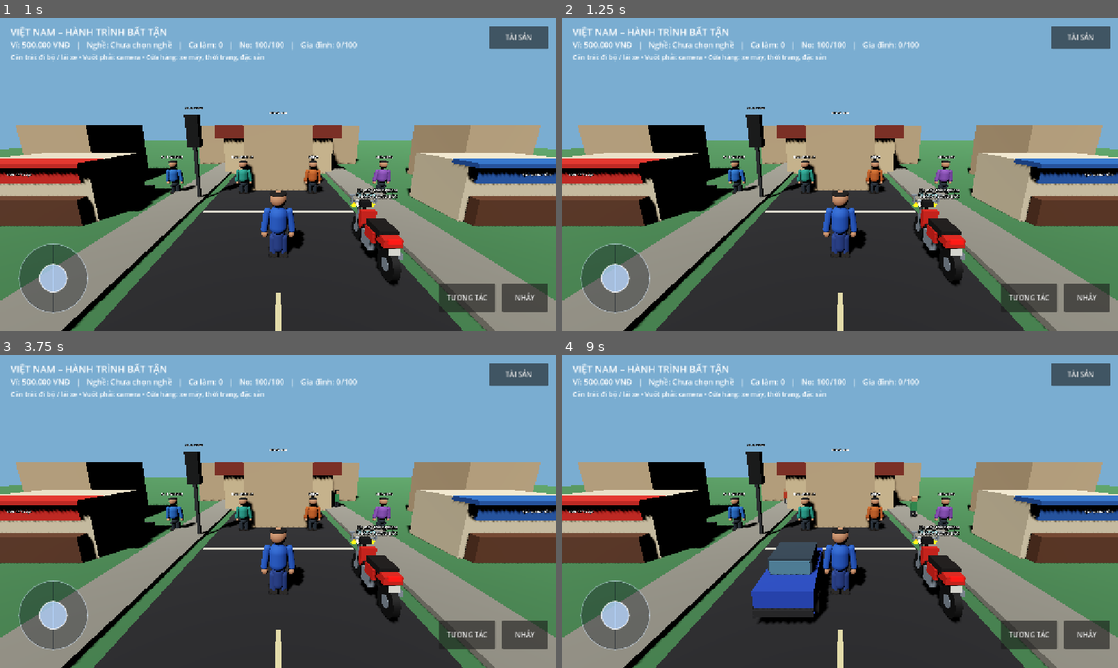
Above: before the commit, frames 1-4 (two rows, left to right).
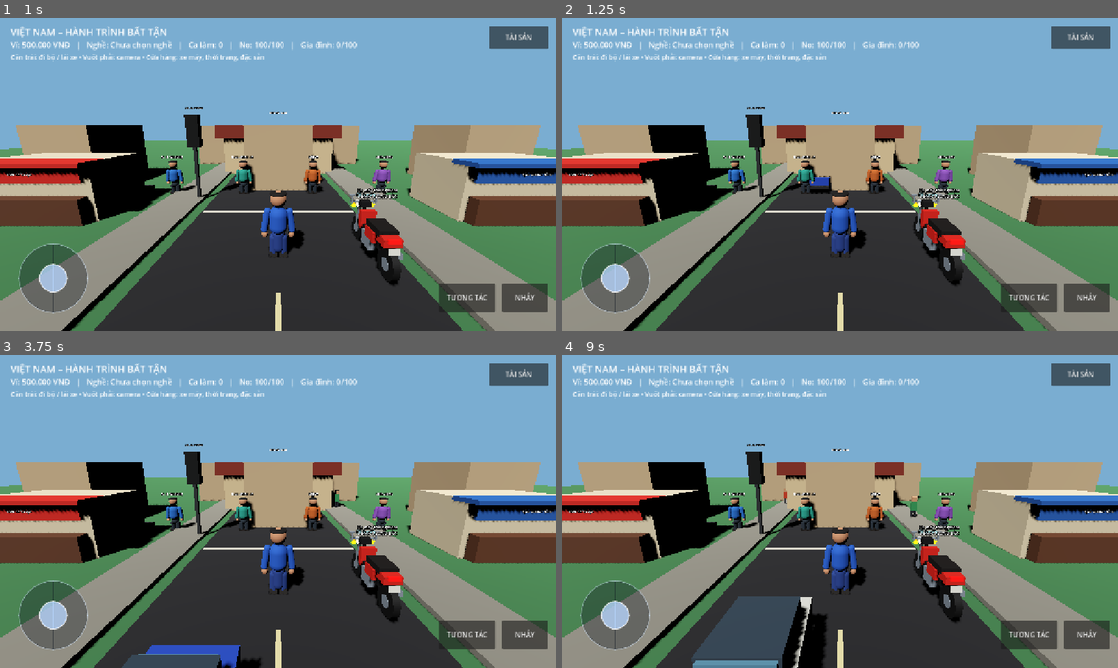
Above: after the commit, the same moments.

Repository: temu838655-dev/Vi-t-Nam-Du-L-ch
Game: Godot game, scene res://scenes/main.tscn
The game is run twice, just before and just after one commit, with the same random seed, the same clock (stepped at 60 frames per second) and the same inputs.
Inputs:
- Up to frame 1 (1 s): click "BẮT ĐẦU HÀNH TRÌNH MỚI" at 0.5 s
- Up to frame 2 (1.25 s): no input
- Up to frame 3 (3.75 s): click "TÀI SẢN" at 1.25 s; click "NHẢY" at 2 s; click "TƯƠNG TÁC" at 2.75 s; click "ĐÓNG" at 3.5 s
- Up to frame 4 (9 s): click "TÀI SẢN" at 4.25 s; click "PHƯƠNG TIỆN" at 5 s; click "TỦ ĐỒ" at 5.75 s; click "ĐẶC SẢN" at 6.5 s; click "NHẢY" at 7.25 s; click "TƯƠNG TÁC" at 8 s; click "ĐÓNG" at 8.75 s

Frame 1 is identical in both runs. In frame 2, 0.2% of the frame differs, in the area x 43-49%, y 50-57%; in frame 3, 1.5%; in frame 4, 6.3%, in the area x 23-49%, y 59-100%.

Commit message:
Keep prototype traffic within the starter road

Diff:
--- a/Godot/scripts/traffic_system.gd
+++ b/Godot/scripts/traffic_system.gd
@@ -82,7 +82,7 @@
 
 func _spawn_vehicles() -> void:
 	var palette := [Color(0.78, 0.08, 0.06), Color(0.12, 0.25, 0.68), Color(0.82, 0.72, 0.12), Color(0.82, 0.82, 0.78)]
-	var starts := [-19.0, -34.0, -49.0, -64.0]
+	var starts := [-22.0, -6.0, 10.0, 26.0]
 	for i in range(4):
 		var vehicle := Node3D.new()
 		vehicle.name = "TrafficCar_%02d" % i
